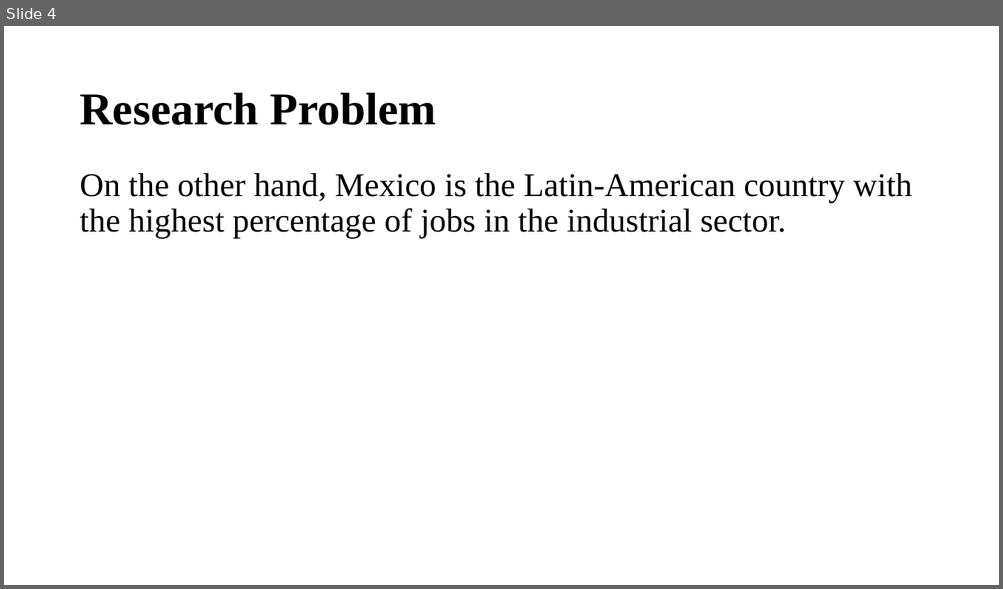
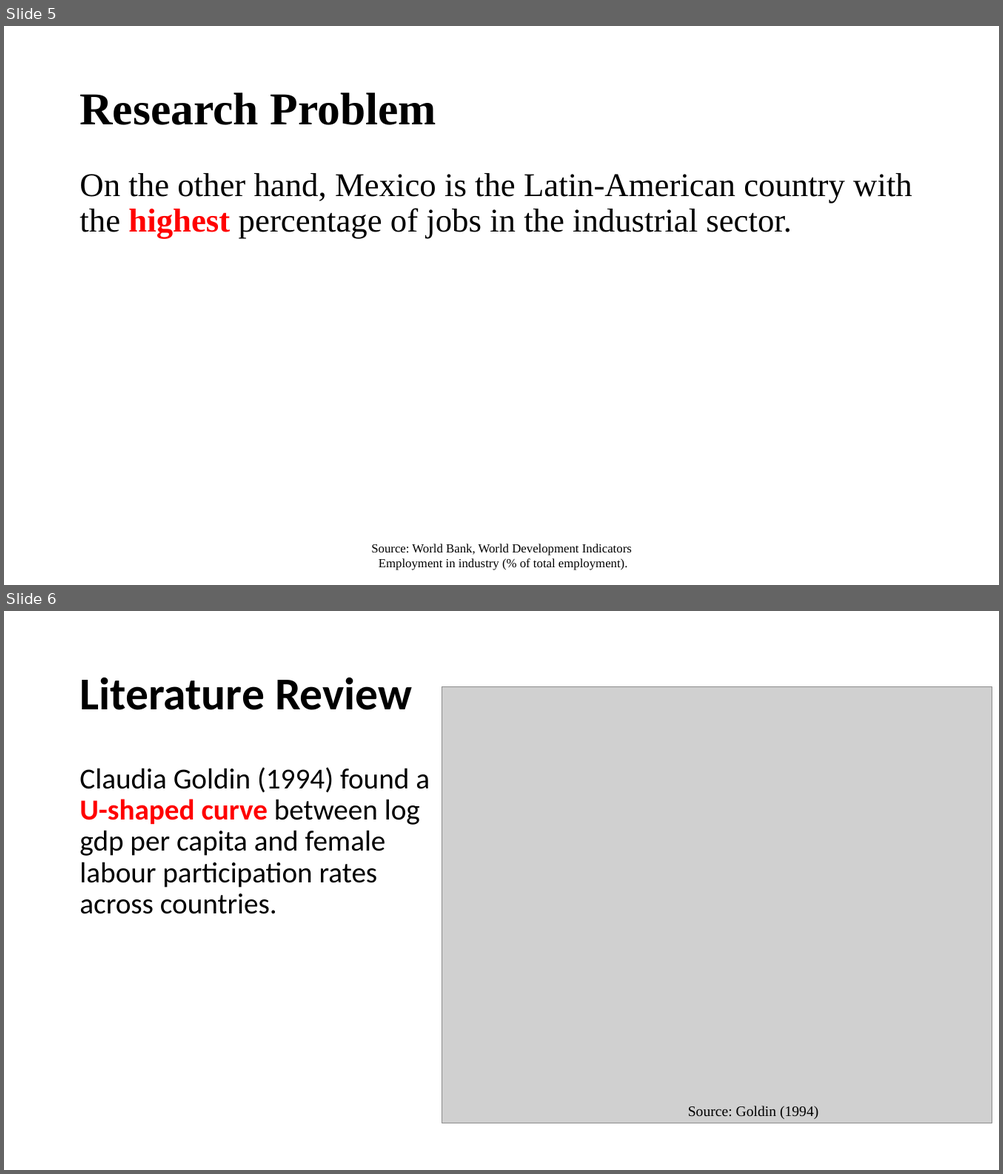
Before and after one commit to ilopezmoreno/Chapter1-PhDthesis, a slide deck: Slides. Chapter1-PhDthesis.pptx. Shown one above the other, each under a label of ours: slide 4 before the commit, slides 5 and 6 after it. The pictures are 1003x589 and 1003x1174 pixels, drawn with LibreOffice and Linux fonts; fonts in the diff are those of the drawing; grey boxes stand for pictures. Boxes give left, top, right and bottom in pixels: in the first picture for what was removed or moved away, otherwise in the second. Text is boxed around its words. In the diff, an @@ line names an element or a change of style, - is before the commit and + after.

```diff
--- a/Slides. Chapter1-PhDthesis.pptx
+++ b/Slides. Chapter1-PhDthesis.pptx
@@ slide 6 added at (4,611,999,1170), background #FFFFFF @@
@@ title added at (79,677,412,710), 44 pt, text #000000, bold @@
+Literature Review
@@ picture added at (442,687,992,1125) @@
@@ text added at (79,767,430,914), 28 pt, text #000000 @@
+Claudia Goldin (1994) found a U-shaped curve between log gdp per capita and female labour participation rates across countries.
@@ text added at (688,1106,818,1119), 14 pt, text #000000 @@
+Source: Goldin (1994)
@@ what was slide 4 is now slide 5 @@
@@ slide 5 changed as well @@
@@ text "On the other hand, Mexico ..." at (79,173,912,239): text colour #000000 to #FF0000, bold on in "highest" @@
@@ text added at (371,544,632,571), 12 pt, text #000000 @@
+Source: World Bank, World Development Indicators
+Employment in industry (% of total employment).
```
Also in this commit, not shown: 8 other slides changed, 54 other slides added, 6 slides removed, 5 other files.
